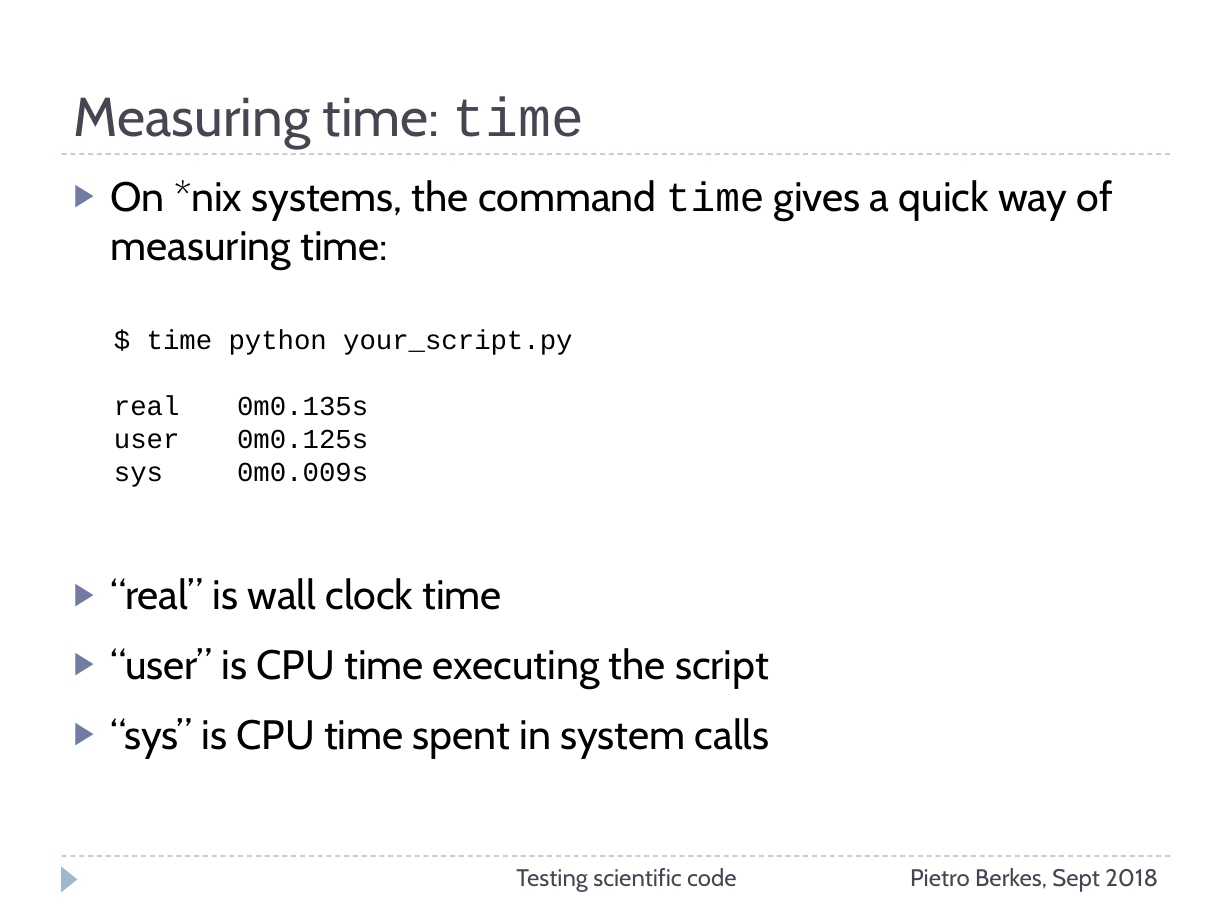
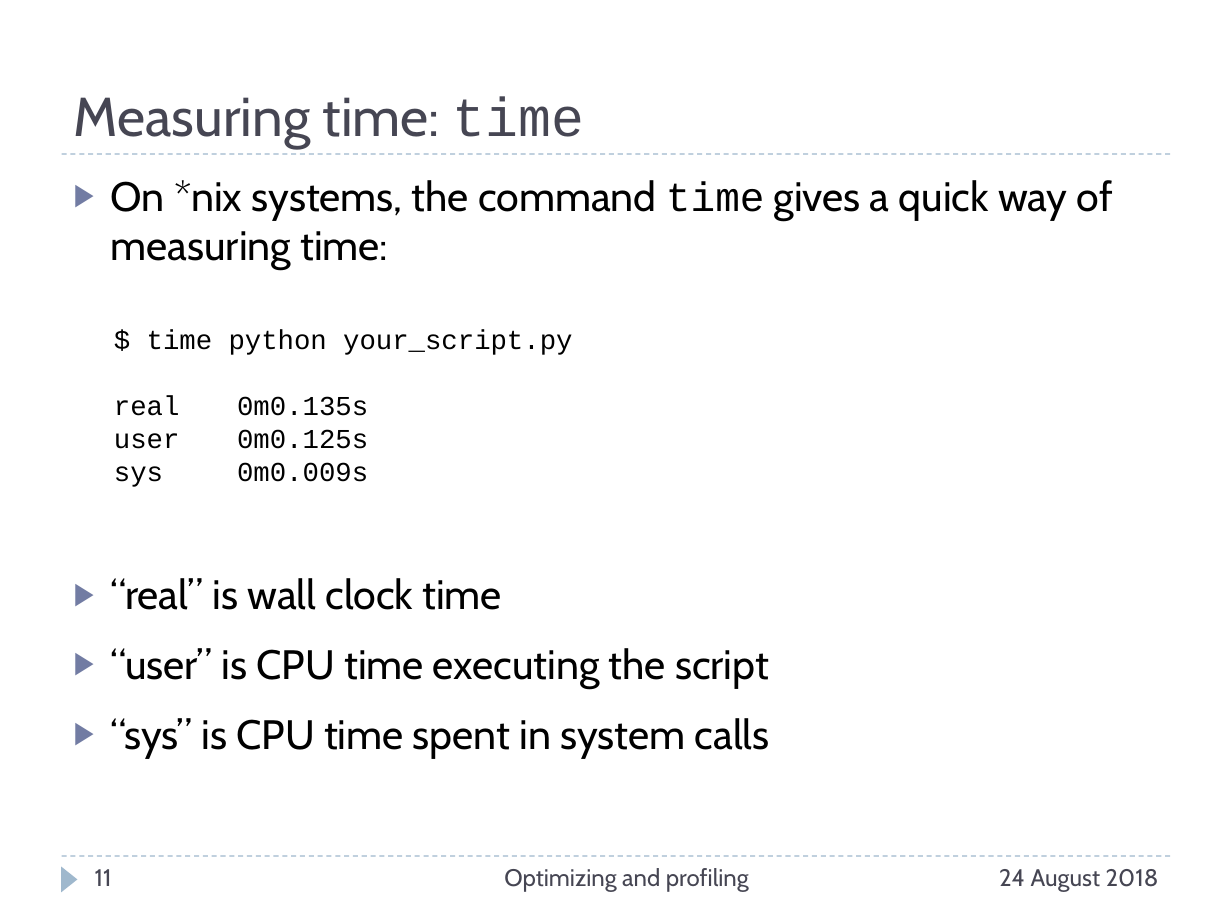
Before and after one commit to ASPP/testing_debugging_profiling, a slide deck: slide 11 of profiling.pptx (slide 10 before the commit). Drawn at 1232x924 pixels with LibreOffice and Linux fonts; fonts in the diff are those of the drawing. Boxes give left, top, right and bottom in pixels: in the first picture for what was removed or moved away, otherwise in the second. Text is boxed around its words. In the diff, an @@ line names an element or a change of style, - is before the commit and + after.

```diff
--- a/profiling.pptx
+++ b/profiling.pptx
@@ page number added at <box>95,869,112,886</box>, 14 pt, text #464653 @@
+11
@@ text at <box>504,868,749,892</box>: text changed @@
-Testing scientific code
+Optimizing and profiling
@@ text at <box>999,869,1159,892</box>: text changed @@
-Pietro Berkes, Sept 2018
+24 August 2018
```
Also in this commit, not shown: 15 other slides changed, 4 slides added, 3 slides removed, 10 other files.
